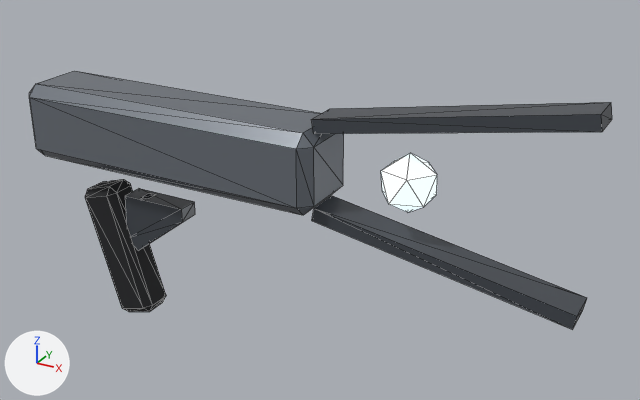
The glTF model generated_assets/weapons/shared/opr_wpn_disruptor_a.glb as it was, and as the next commit left it.
One viewpoint serves both versions: a camera (50 mm lens) standing at (0.545, -0.587, 0.323) and looking at (0.21, 0.021, 0.019). Every picture has the same lights, and +X, +Y and +Z are marked at lower left. The picture after the commit comes second. Mesh edges are drawn as thin lines. Where no turn or scale is listed for an object, it has been applied to the vertices. Vertices at exactly the same position are counted once.

In view in the first picture: 'mesh_intact'.
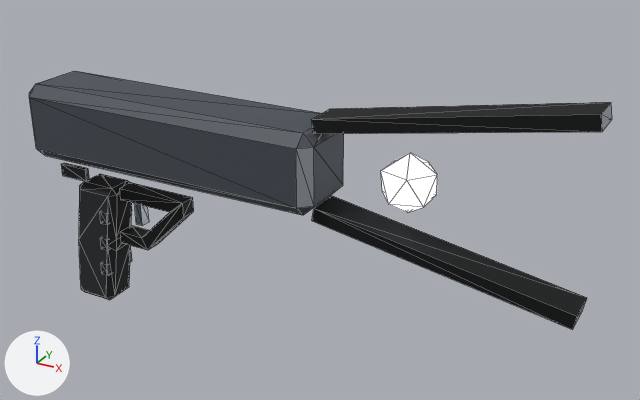
What differs and where, as boxes (x1, y1, x2, y2) in the pictures (640 x 400 px):
part 1 of me_mesh_intact, added
    after: (100, 211, 108, 225)
part 2 of me_mesh_intact, added
    after: (100, 237, 110, 251)
part 3 of me_mesh_intact, added
    after: (101, 252, 132, 276)
part 4 of me_mesh_intact, added
    after: (135, 204, 149, 226)
part 5 of me_mesh_intact, added
    after: (61, 163, 90, 182)
part 6 of me_mesh_intact, rebuilt (34% narrower)
    before: (85, 179, 166, 312)
    after: (79, 174, 132, 300)
part 7 of me_mesh_intact, rebuilt (7% wider, 8% taller)
    before: (125, 188, 195, 250)
    after: (119, 183, 194, 250)
part 8 of me_mesh_intact, edited (looks the same)
    both: (381, 153, 437, 212)
part 9 of me_mesh_intact, recoloured (darker)
    both: (311, 102, 612, 330)
part 10 of me_mesh_intact, recoloured (darker)
    both: (29, 71, 344, 215)

The edits, one by one:
Picture 'opr_wpn_disruptor_a_emission' (img_opr_wpn_disruptor_a_emission) is new.
Picture 'opr_wpn_disruptor_a_orm' (img_opr_wpn_disruptor_a_orm) is new.
Picture 'opr_wpn_disruptor_a_albedo' (img_opr_wpn_disruptor_a_albedo) is new.
Picture 'opr_wpn_disruptor_a_normal' (img_opr_wpn_disruptor_a_normal) is new.
Material 'wpn_opr_wpn_disruptor_a' (mat_wpn_opr_wpn_disruptor_a) is new.
Uses the picture img_opr_wpn_disruptor_a_albedo.
Uses the picture img_opr_wpn_disruptor_a_emission.
Uses the picture img_opr_wpn_disruptor_a_normal.
Uses the picture img_opr_wpn_disruptor_a_orm.
me_mesh_intact is used by ob_mesh_intact; location (0.0, 0.0, 0.0).
me_mesh_intact had 94 vertices, 160 faces and spanned x -0.07..0.441, y -0.035..0.035, z -0.132..0.142.
me_mesh_intact no longer uses material mat_trim_rubber_opr (black #1f2023).
me_mesh_intact no longer uses material mat_trim_trim_opr (light grey #b5bbc2).
me_mesh_intact now has 146 vertices, 248 faces and spans x -0.07..0.441, y -0.035..0.035, z -0.125..0.142.
me_mesh_intact part 1: a new loose piece, a box spanning x -0.006..0.002, y -0.018..0.018, z -0.036..-0.024, in mat_wpn_opr_wpn_disruptor_a.
me_mesh_intact part 2: a new loose piece, a box spanning x -0.009..-0.001, y -0.018..0.018, z -0.064..-0.052, in mat_wpn_opr_wpn_disruptor_a.
me_mesh_intact part 3: a new loose piece, a box spanning x -0.012..-0.004, y -0.018..0.018, z -0.092..-0.08, in mat_wpn_opr_wpn_disruptor_a.
me_mesh_intact part 4: a new loose piece, a box spanning x 0.0265..0.0335, y -0.005..0.005, z -0.035..-0.009, in mat_wpn_opr_wpn_disruptor_a.
me_mesh_intact part 5: a new loose piece, a box spanning x -0.045..-0.015, y -0.021..-0.017, z 0.006..0.018, in mat_wpn_opr_wpn_disruptor_a.
me_mesh_intact part 6: the loose piece of 24 vertices spanning x -0.03..0.043, y -0.017..0.017, z -0.132..0.001 is rebuilt with 36 vertices and now spans x -0.049..0.011, y -0.017..0.017, z -0.125..0.0, in mat_wpn_opr_wpn_disruptor_a.
me_mesh_intact part 7: the loose piece of 10 vertices spanning x 0.018..0.085, y -0.01..0.01, z -0.06..-0.005 is rebuilt with 18 vertices and now spans x 0.008..0.085, y -0.008..0.008, z -0.058..0.0, in mat_wpn_opr_wpn_disruptor_a.
me_mesh_intact part 8: 20 faces spanning x 0.278..0.322, y -0.021..0.021, z 0.035..0.085 switch from mat_emit_white_opr (grey #909aa0, glowing pale blue #e6f6ff) to mat_wpn_opr_wpn_disruptor_a.
me_mesh_intact part 9: 24 faces spanning x 0.222..0.441, y -0.015..0.015, z -0.022..0.142 switch from mat_mat_lightweight_alloy_opr_frame (dark grey #4a4f56) to mat_wpn_opr_wpn_disruptor_a.
me_mesh_intact part 10: 44 faces spanning x -0.07..0.23, y -0.035..0.035, z 0.025..0.095 switch from mat_mat_lightweight_alloy_opr (grey #70767e) to mat_wpn_opr_wpn_disruptor_a.
Other edits to the shape of me_mesh_intact do not show in these pictures.
